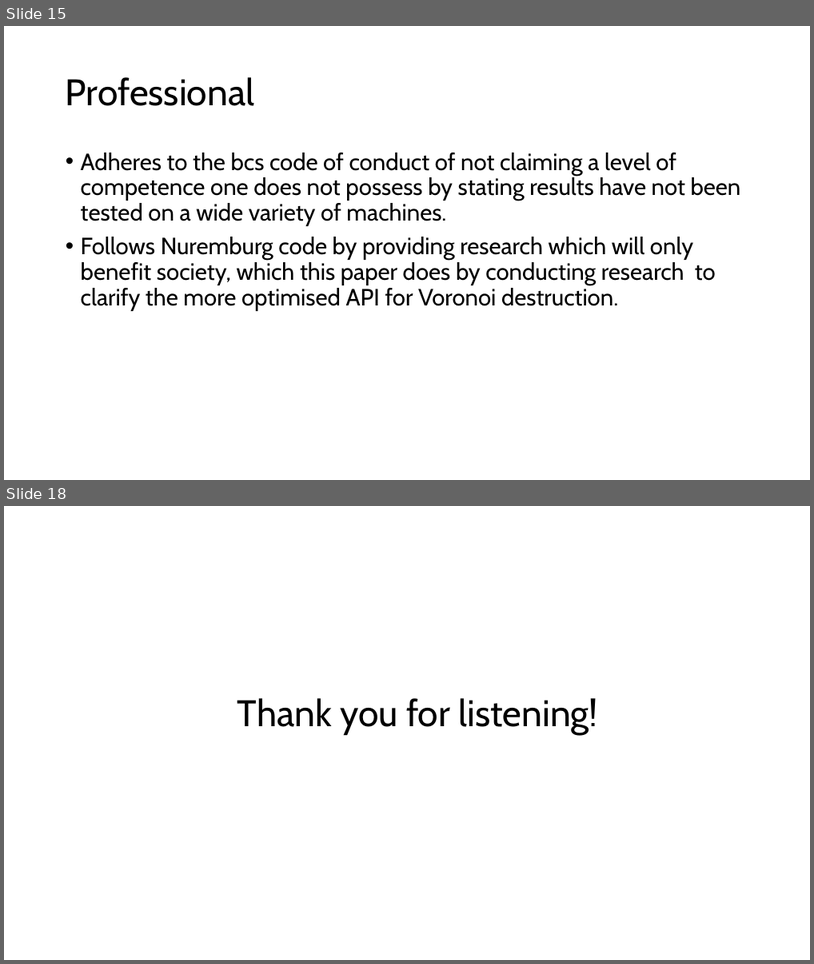
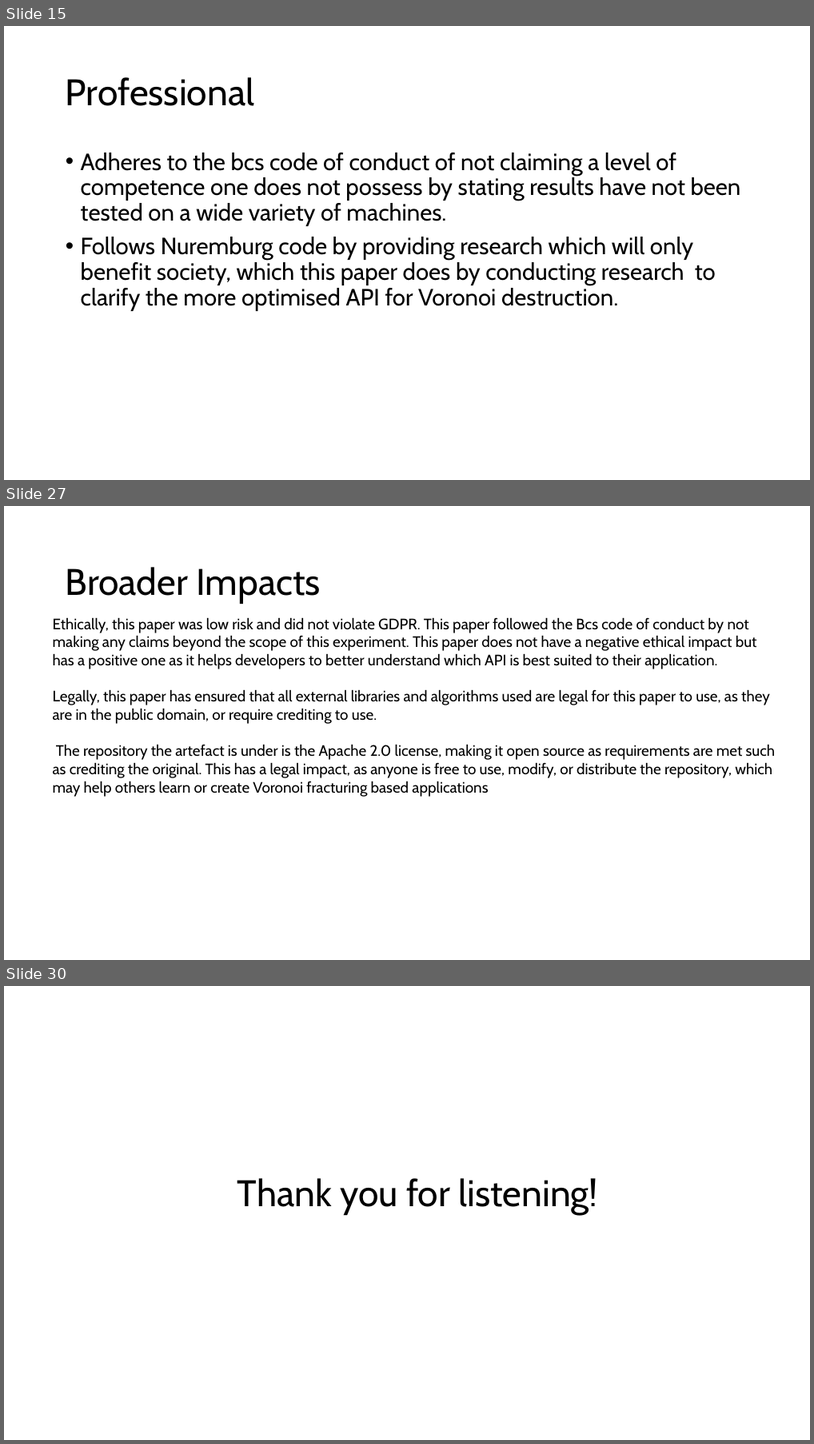
Before and after one commit to SamLGameDev/SamsEngine, a slide deck: Disertation/Proposal Presentation.pptx. Shown one above the other, each under a label of ours: slides 15 and 18 before the commit, slides 15, 27 and 30 after it; the slides between them are not shown. The pictures are 814x964 and 814x1444 pixels, drawn with LibreOffice and Linux fonts; fonts in the diff are those of the drawing. Boxes give left, top, right and bottom in pixels: in the first picture for what was removed or moved away, otherwise in the second. Text is boxed around its words. In the diff, an @@ line names an element or a change of style, - is before the commit and + after.

```diff
--- a/Disertation/Proposal Presentation.pptx
+++ b/Disertation/Proposal Presentation.pptx
@@ slide 27 added at (x1=4, y1=506, x2=810, y2=960), background #FFFFFF @@
@@ title added at (x1=66, y1=567, x2=320, y2=604), 44 pt, text #000000 @@
+Broader Impacts
@@ text added at (x1=53, y1=617, x2=776, y2=796), 18 pt, text #000000 @@
+Ethically, this paper was low risk and did not violate GDPR. This paper followed the Bcs code of conduct by not making any claims beyond the scope of this experiment. This paper does not have a negative ethical impact but has a positive one as it helps developers to better understand which API is best suited to their application.
+Legally, this paper has ensured that all external libraries and algorithms used are legal for this paper to use, as they are in the public domain, or require crediting to use.
+The repository the artefact is under is the Apache 2.0 license, making it open source as requirements are met such as crediting the original. This has a legal impact, as anyone is free to use, modify, or distribute the repository, which may help others learn or create Voronoi fracturing based applications
@@ what was slide 18 is now slide 30 @@
```
Also in this commit, not shown: 9 slides changed, 14 other slides added, 3 slides removed, 1 other file.
